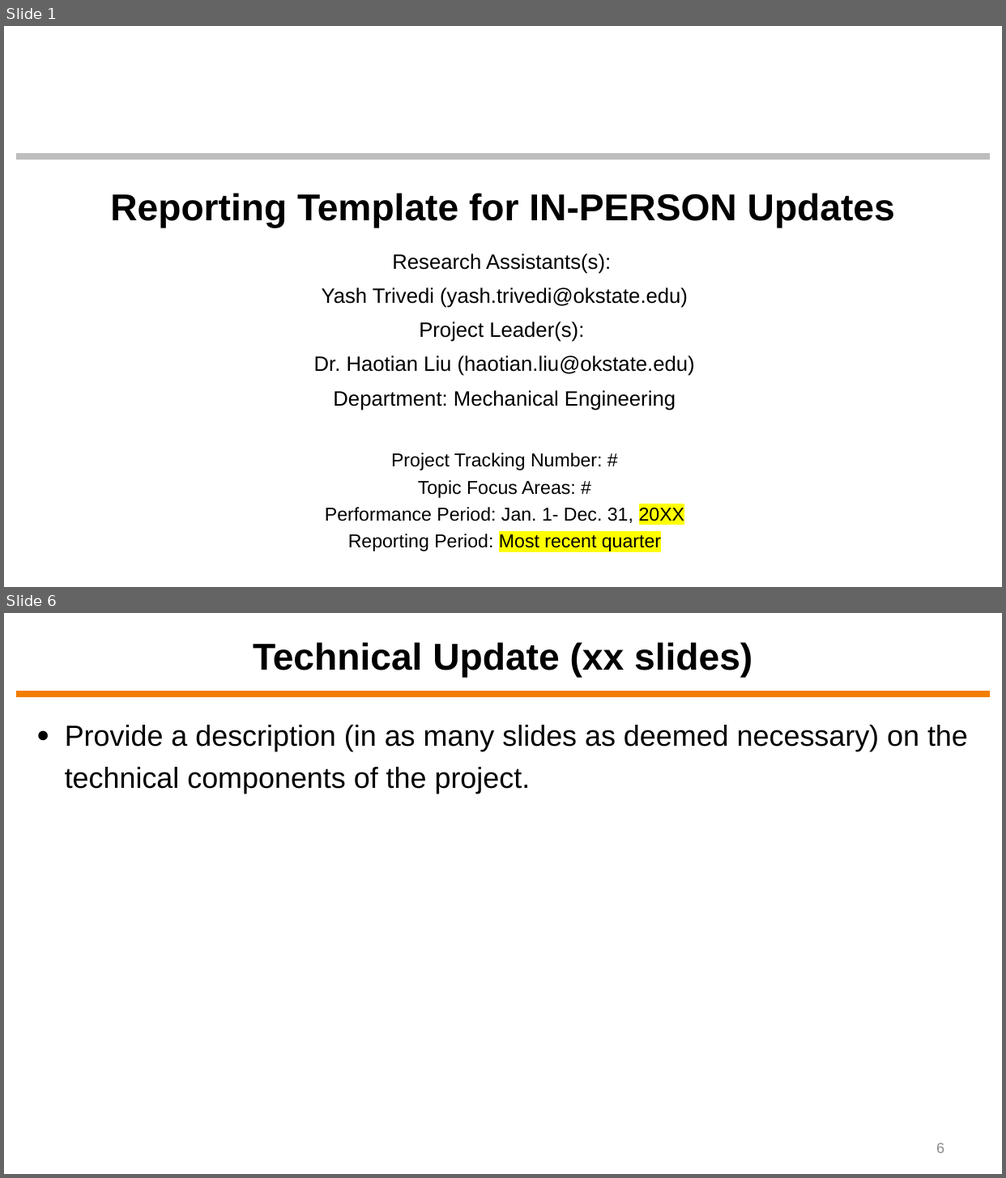
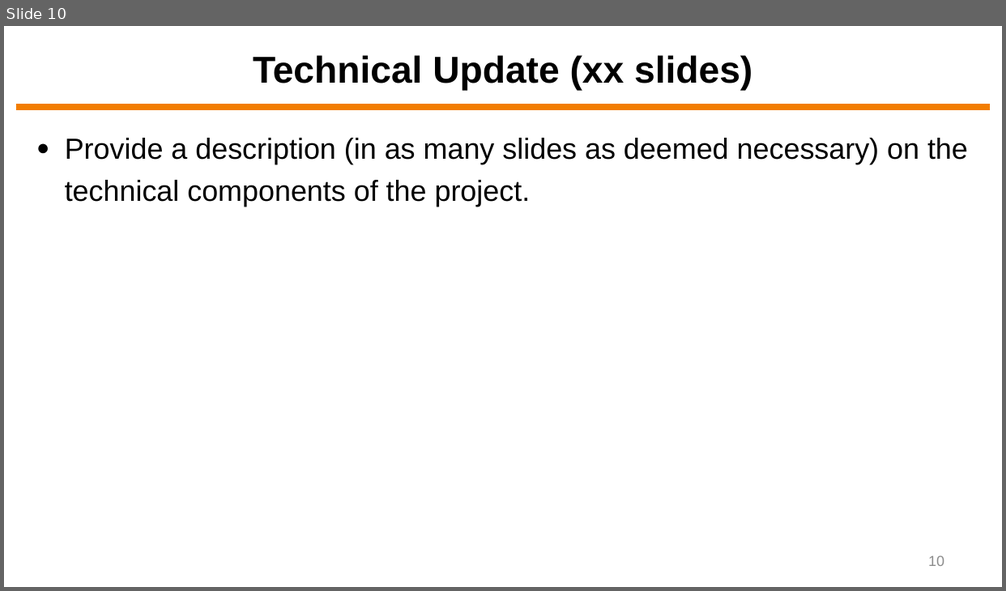
Before and after one commit to ytrivedi315/Final-Project-Yash-Trivedi, a slide deck: Final Presentation/ECEN5743 Final Project Presentation - YT.pptx. Shown one above the other, each under a label of ours: slides 1 and 6 before the commit, slide 10 after it; the slides between them are not shown. The pictures are 1006x1178 and 1006x591 pixels, drawn with LibreOffice and Linux fonts; fonts in the diff are those of the drawing; background and template pictures are left out. Boxes give left, top, right and bottom in pixels: in the first picture for what was removed or moved away, otherwise in the second. Text is boxed around its words. In the diff, an @@ line names an element or a change of style, - is before the commit and + after.

```diff
--- a/Final Presentation/ECEN5743 Final Project Presentation - YT.pptx
+++ b/Final Presentation/ECEN5743 Final Project Presentation - YT.pptx
@@ slide 1 removed at [4, 26, 1002, 587], background #FFFFFF @@
@@ line removed from (17, 156) to (990, 156) @@
@@ title removed at [110, 193, 895, 228] @@
-Reporting Template for IN-PERSON Updates
@@ subtitle removed at [314, 254, 695, 552] @@
-Research Assistants(s):
-Yash Trivedi (yash.trivedi@okstate.edu)
-Project Leader(s):
-Dr. Haotian Liu (haotian.liu@okstate.edu)
-Department: Mechanical Engineering
-Project Tracking Number: #
-Topic Focus Areas: #
-Performance Period: Jan. 1- Dec. 31, 20XX
-Reporting Period: Most recent quarter
@@ what was slide 6 is now slide 10 @@
@@ page number at [928, 556, 944, 566]: text changed @@
-6
+10
```
Also in this commit, not shown: 9 slides added, 9 other slides removed, 11 other files.
